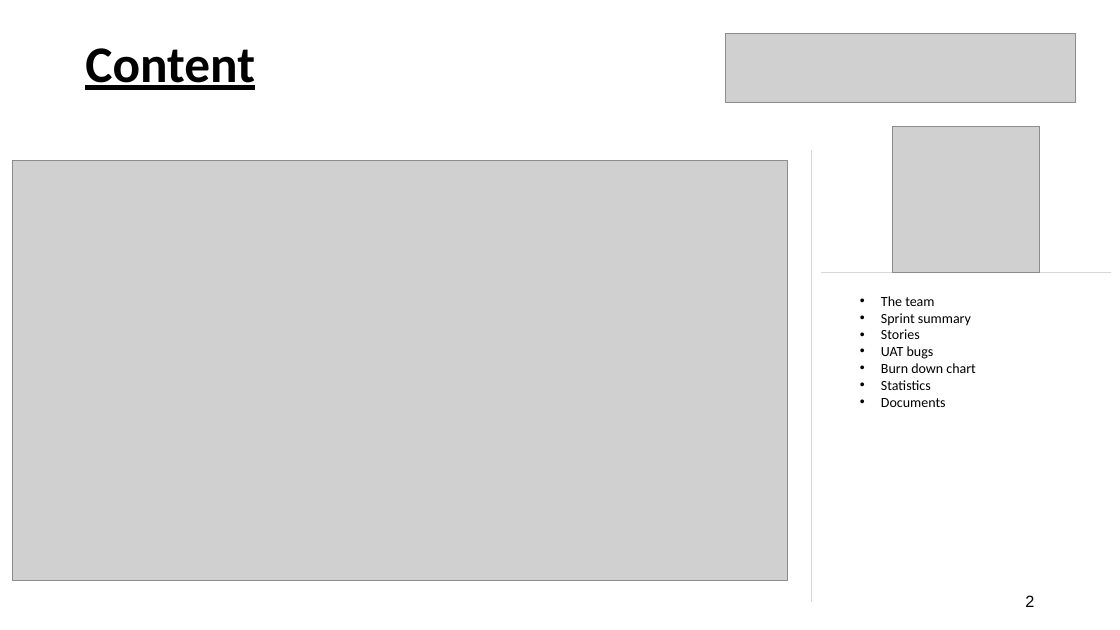
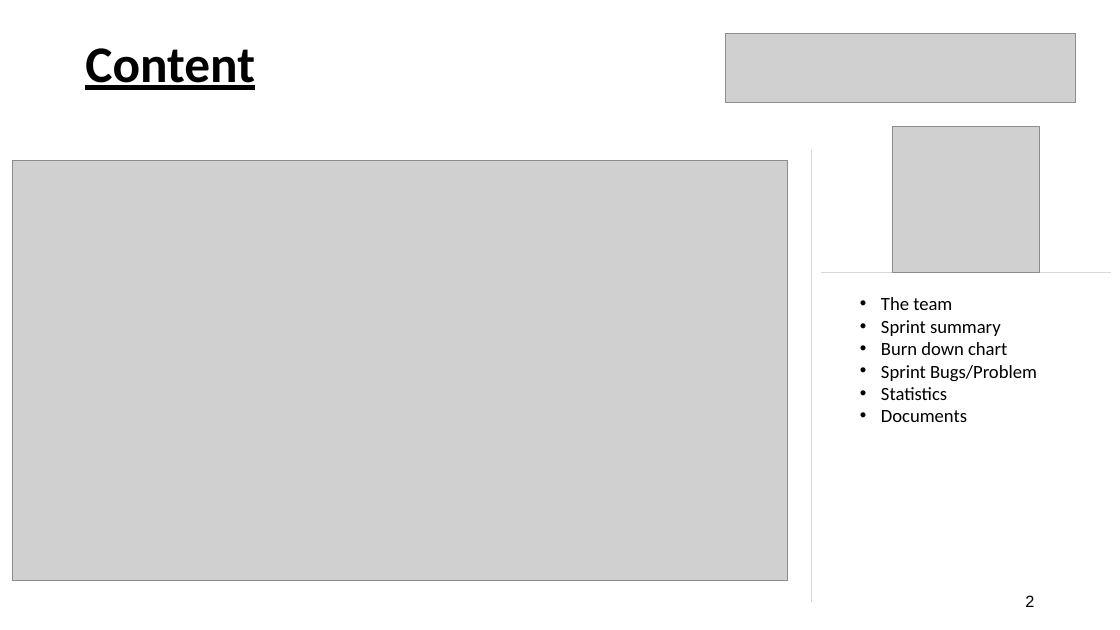
Before and after one commit to Vorapod/AjanBank, a slide deck: slide 2 of Sprint 26 - Sprint review.pptx. Drawn at 1120x630 pixels with LibreOffice and Linux fonts; fonts in the diff are those of the drawing; grey boxes stand for pictures. Boxes give left, top, right and bottom in pixels: in the first picture for what was removed or moved away, otherwise in the second. Text is boxed around its words. In the diff, an @@ line names an element or a change of style, - is before the commit and + after.

Commit message:
Updats ppt sprint 26

```diff
--- a/Sprint 26 - Sprint review.pptx
+++ b/Sprint 26 - Sprint review.pptx
@@ text at [881, 297, 1007, 422]: size 12 to 16 pt in "The team", "Sprint summary", "Burn down chart", "Statistics" and 1 more places @@
@@ text at [881, 329, 934, 359]: paragraphs removed @@
-    • Stories
-    • UAT bugs
@@ text at [881, 365, 1037, 381]: paragraph added @@
+    • Sprint Bugs/Problem
```
Also in this commit, not shown: 2 other slides changed.
